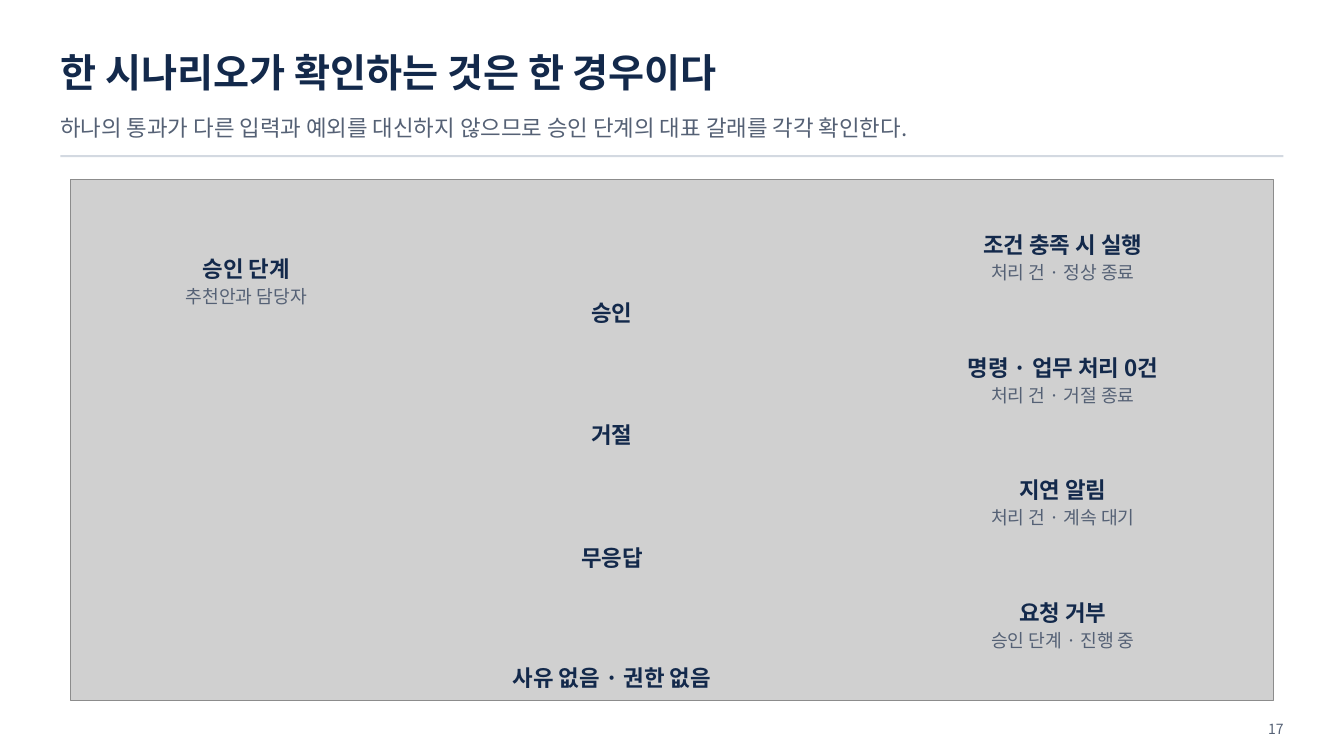
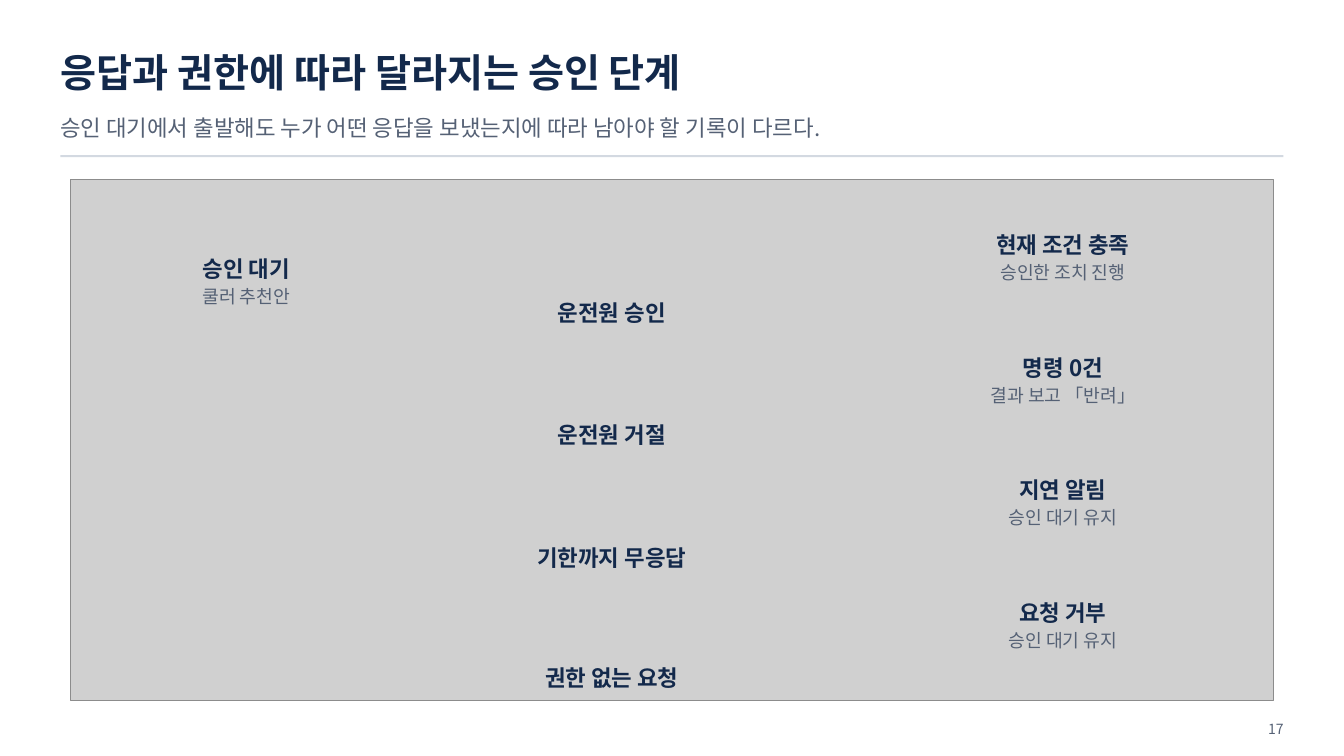
Before and after one commit to uengine-oss/hyd-iot-edu, a slide deck: slide 17 of workspace/강의제작/산출물/통합반/이론/08회차/통합반_08일차.pptx. Drawn at 1344x756 pixels with LibreOffice and Linux fonts; fonts in the diff are those of the drawing; grey boxes stand for pictures. Boxes give left, top, right and bottom in pixels: in the first picture for what was removed or moved away, otherwise in the second. Text is boxed around its words. In the diff, an @@ line names an element or a change of style, - is before the commit and + after.

Commit message:
통합반 8회차 13~23장 현재 시험에 맞춘 덱과 대본을 검토 중 상태로 보존

```diff
--- a/workspace/강의제작/산출물/통합반/이론/08회차/통합반_08일차.pptx
+++ b/workspace/강의제작/산출물/통합반/이론/08회차/통합반_08일차.pptx
@@ text at bbox=[60, 54, 681, 91]: text changed @@
-한 시나리오가 확인하는 것은 한 경우이다
+응답과 권한에 따라 달라지는 승인 단계
@@ text at bbox=[60, 117, 820, 138]: text changed @@
-하나의 통과가 다른 입력과 예외를 대신하지 않으므로 승인 단계의 대표 갈래를 각각 확인한다.
+승인 대기에서 출발해도 누가 어떤 응답을 보냈는지에 따라 남아야 할 기록이 다르다.
@@ text at bbox=[996, 234, 1129, 281]: text changed @@
-조건 충족 시 실행
-처리 건 · 정상 종료
+현재 조건 충족
+승인한 조치 진행
@@ text at bbox=[203, 258, 290, 305]: text changed @@
-승인 단계
-추천안과 담당자
+승인 대기
+쿨러 추천안
@@ text at bbox=[558, 302, 666, 323]: text changed @@
-승인
+운전원 승인
@@ text at bbox=[991, 357, 1135, 404]: text changed; size 16 to 13 pt; text colour #13294B to #556175; bold off @@
-명령 · 업무 처리 0건
-처리 건 · 거절 종료
+명령 0건
+결과 보고 「반려」
@@ text at bbox=[558, 424, 666, 445]: text changed @@
-거절
+운전원 거절
@@ text at bbox=[1009, 509, 1117, 526]: text changed @@
-처리 건 · 계속 대기
+승인 대기 유지
@@ text at bbox=[537, 547, 687, 568]: text changed @@
-무응답
+기한까지 무응답
@@ text at bbox=[1009, 632, 1117, 649]: text changed @@
-승인 단계 · 진행 중
+승인 대기 유지
@@ text at bbox=[545, 667, 678, 688]: text changed @@
-사유 없음 · 권한 없음
+권한 없는 요청
```
Also in this commit, not shown: 7 other slides changed, 3 slides added, 3 slides removed, 5 other files.
